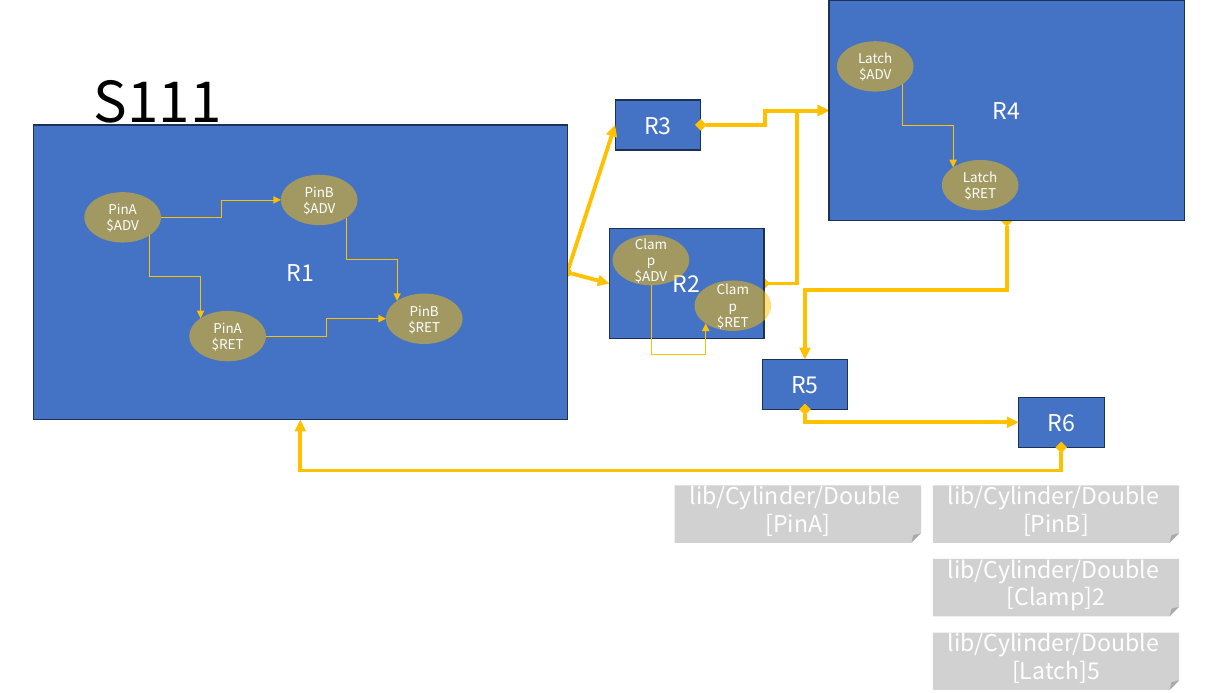
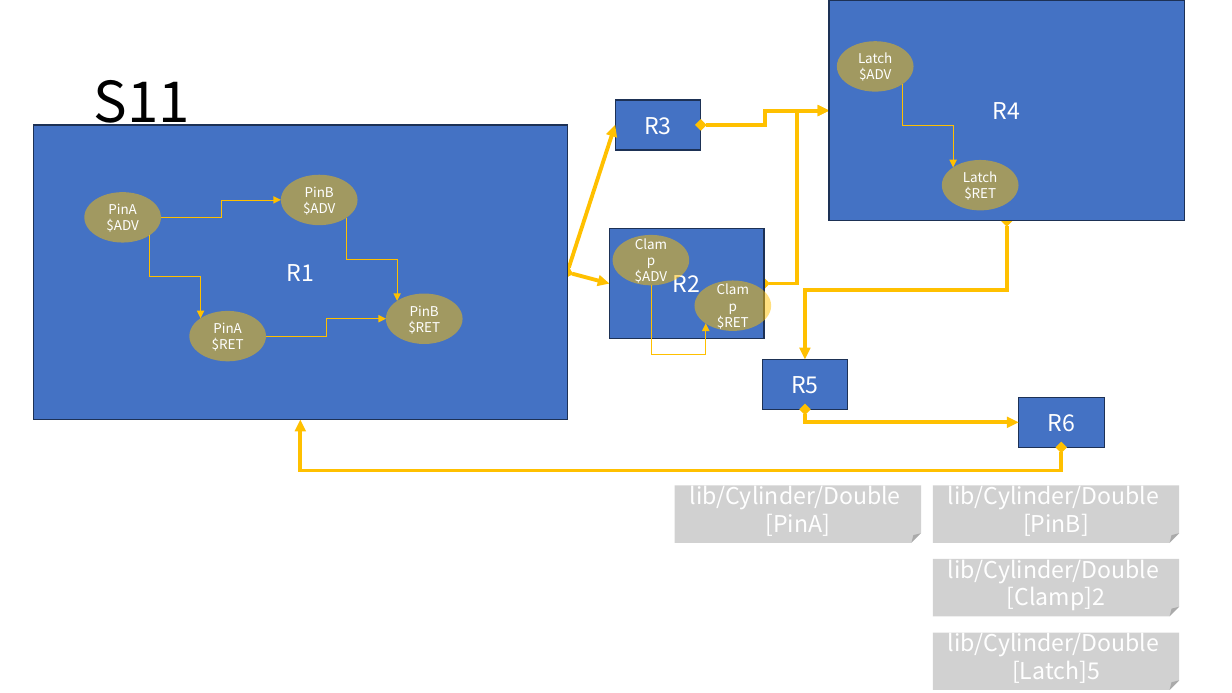
Before and after one commit to DualsoftDev/ds, a slide deck: slide 7 of DsDotNet/src/UnitTest/UnitTest.Model/ImportOfficeExample/Sample/s.pptx. Drawn at 1232x693 pixels with LibreOffice and Linux fonts; fonts in the diff are those of the drawing. Boxes give left, top, right and bottom in pixels: in the first picture for what was removed or moved away, otherwise in the second. Text is boxed around its words. In the diff, an @@ line names an element or a change of style, - is before the commit and + after.

```diff
--- a/DsDotNet/src/UnitTest/UnitTest.Model/ImportOfficeExample/Sample/s.pptx
+++ b/DsDotNet/src/UnitTest/UnitTest.Model/ImportOfficeExample/Sample/s.pptx
@@ title at bbox=[94, 80, 190, 137]: text changed @@
-S111
+S11
```
Also in this commit, not shown: 3 other slides changed, 2 slides added, 17 other files.
